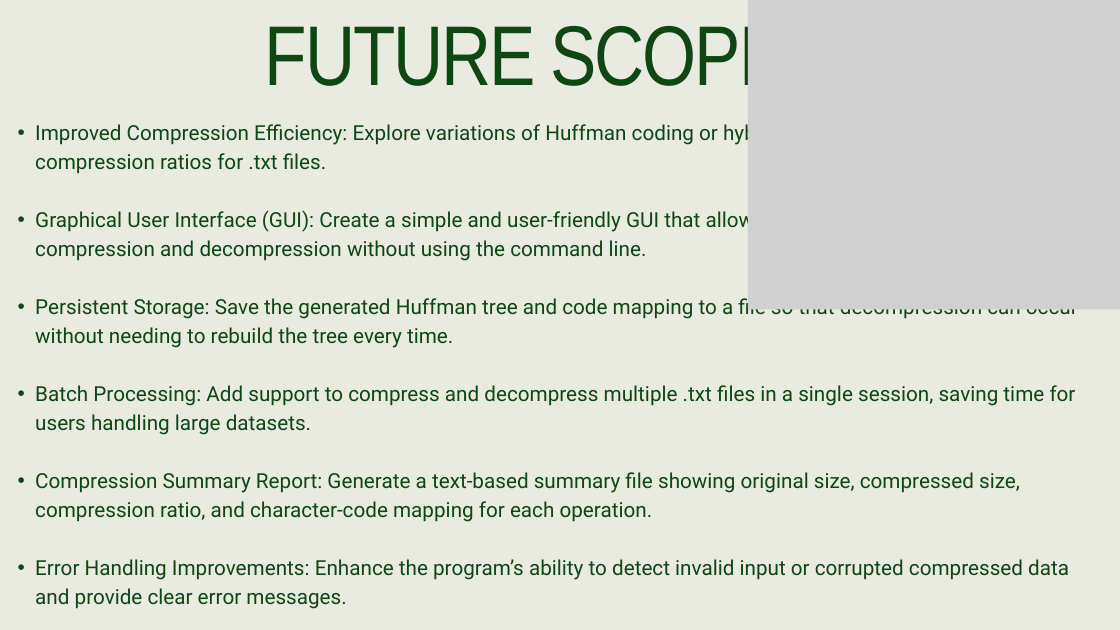
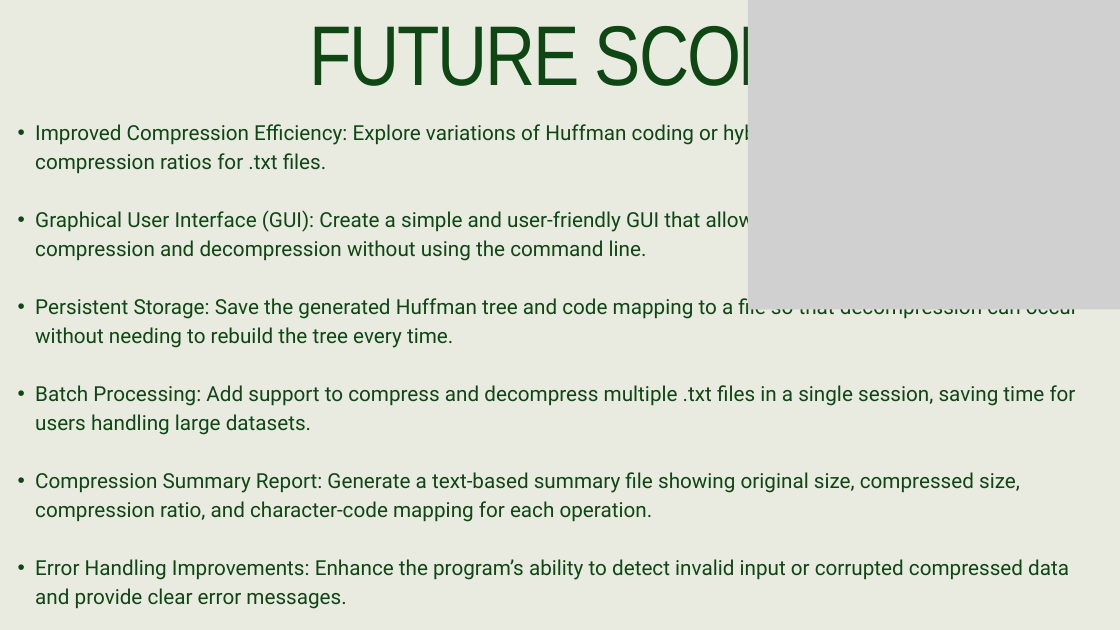
Before and after one commit to pradeepkumar673/pradeepkumar673-capstone_project_data_structures, a slide deck: slide 10 of OPTIMIZED FILE COMPRESSION USING BINARY TREES (DHILIPAN M - PRADEEP KUMAR S).pptx. Drawn at 1120x630 pixels with LibreOffice and Linux fonts; fonts in the diff are those of the drawing; grey boxes stand for pictures. Boxes give left, top, right and bottom in pixels: in the first picture for what was removed or moved away, otherwise in the second. Text is boxed around its words. In the diff, an @@ line names an element or a change of style, - is before the commit and + after.

```diff
--- a/OPTIMIZED FILE COMPRESSION USING BINARY TREES (DHILIPAN M - PRADEEP KUMAR S).pptx
+++ b/OPTIMIZED FILE COMPRESSION USING BINARY TREES (DHILIPAN M - PRADEEP KUMAR S).pptx
@@ text at [309, 26, 830, 86]: text changed @@
-FUTURE SCOPES
+FUTURE SCOPE
```
Also in this commit, not shown: 3 other slides changed.
